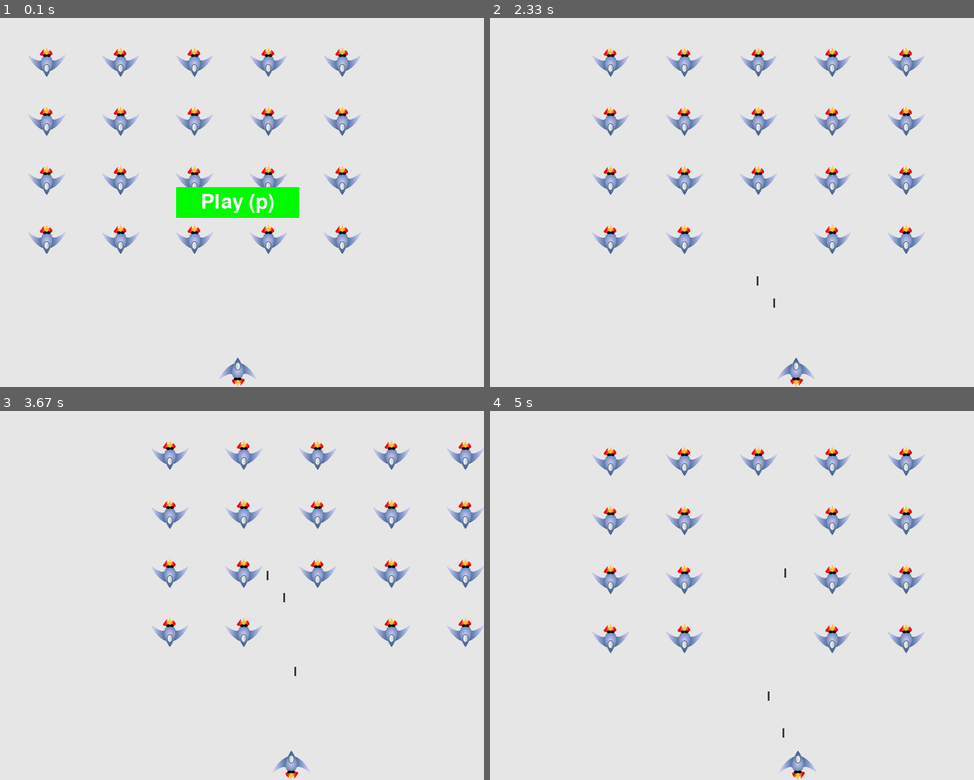
Above: before the commit, frames 1-4 (two rows, left to right).
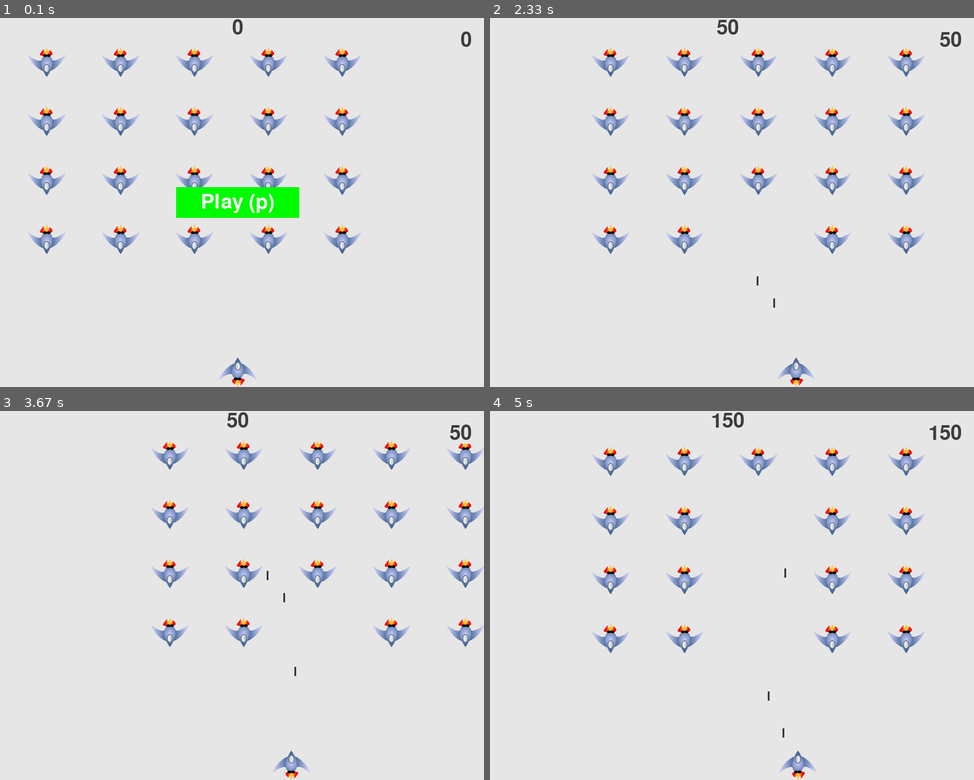
Above: after the commit, the same moments.

Repository: GEORGE1256/WAREHOUSE
Game: pygame game, started from alien_invasion/alien_invasion.py
The game is run twice, just before and just after one commit, with the same random seed, the same clock (stepped at 60 frames per second) and the same inputs.
Inputs:
- Up to frame 1 (0.1 s): no input
- Up to frame 2 (2.33 s): hold P 0.33-0.8 s; hold Right 0.33-0.8 s; tap Space at 0.83, 1.23, 1.53, 1.73, 2.03, 2.23 s; hold Right 1.17-1.63 s; hold Right 1.67-2.13 s; hold Left from 2.17 s (still down)
- Up to frame 3 (3.67 s): tap Space at 2.53, 2.8, 3.1, 3.23, 3.53 s; release Left at 2.7 s; hold Left 2.73-3.13 s; hold Right from 3.17 s (still down)
- Up to frame 4 (5 s): release Right at 3.8 s; hold Left 3.83-4.3 s; tap Space at 3.9, 4.2, 4.4, 4.7, 4.9 s; hold Right 4.33-4.8 s; hold Right from 4.83 s (still down)

The runs differ from the first frame. In frame 1, 0.1% of the frame differs, in the area x 48-98%, y 0-8%; in frame 2, 0.2%; in frame 3, 0.2%; in frame 4, 0.3%, in the area x 45-98%, y 0-8%.

Commit message:
alien_invasion

Diff:
--- a/alien_invasion/alien_invasion.py
+++ b/alien_invasion/alien_invasion.py
@@ -8,6 +8,7 @@
 # from alien import Alien 导入Alien 类
 from game_stats import GameStats
 from button import Button
+from scoreboard import Scoreboard
 # 导入其他文件；重命名
 import game_functions as gf
 
@@ -23,8 +24,10 @@
     # 创建Play 按钮
     play_button = Button(ai_settings, screen, "Play (p)")
 
-    # 创建存储游戏统计信息的实例
+    # 创建存储游戏统计信息的实例；创建记分牌
     stats = GameStats(ai_settings)
+    sb = Scoreboard(ai_settings, screen, stats)
+    # 此处的参数 = 初始化中的参数
 
     # 创建飞船；一个子弹编组；一个外星人编组
     ship = Ship(ai_settings, screen)
@@ -45,11 +48,11 @@
         if stats.game_active:
             # 判断是否处于活动状态
             ship.update()
-            gf.update_bullets(ai_settings, screen, ship, aliens, bullets)
+            gf.update_bullets(ai_settings, screen, stats, sb, ship, aliens, bullets)
             gf.update_aliens(ai_settings, stats, screen, ship, aliens, bullets)
 
         # 重新绘制屏幕
-        gf.update_screen(ai_settings, screen, stats, ship, aliens, bullets, play_button)
+        gf.update_screen(ai_settings, screen, stats, sb, ship, aliens, bullets, play_button)
         # 如果放在 if 条件下，界面黑屏，无法显示
 
 
--- a/alien_invasion/codingLog.py
+++ b/alien_invasion/codingLog.py
@@ -63,4 +63,33 @@
 
 4. 增加游戏难度
 
+2020年1月26日
+
+1. intersect:  相交; 交叉; 横穿; 贯穿; 横断;
+
+2. pygame.sprite.groupcollide()的返回值会有这三种。精灵组无碰撞发生则返回
+空字典（{}的布尔值是Flase）,发生碰撞则返回字典，其中子弹为键，外星人为值。
+每当检测到碰撞发生都会返回一个这样的字典。
+
+举例：
+1 {}; 没有击中
+2 {<Bullet sprite(in 0 groups)>: [<Alien sprite(in 0 groups)>]}；击中一个
+3 {<Bullet sprite(in 0 groups)>: [<Alien sprite(in 0 groups)>,
+<Alien sprite(in 0 groups)>, <Alien sprite(in 0 groups)>,
+<Alien sprite(in 0 groups)>, <Alien sprite(in 0 groups)>,
+<Alien sprite(in 0 groups)>]}；一个子弹击中了多个
+注意格式：键-值，键用的是<>, 值，用的是[]，可以存放多个值；
+
+
+pygame documentation: http://www.pygame.org/docs/ref/sprite.html
+
+不懂的模块，可以找官方文档查看；或者打印模块的返回值；
+
+3.函数round()
+通常让小数精确到小数点后多少位，其中小数位数是由第二个实参指定的。然
+而，如果将第二个实参指定为负数，round()将圆整到最近的10、100、1000等整数倍。
+
+4. ship 耗尽之后，界面依然会显示遗留的外星人、子弹，是否正常？
+
+5. 为啥突然游戏速度变慢了，为啥？
 """
--- a/alien_invasion/game_functions.py
+++ b/alien_invasion/game_functions.py
@@ -82,7 +82,7 @@
 
 
 
-def update_screen(ai_settings, screen, stats, ship, aliens, bullets, play_button):
+def update_screen(ai_settings, screen, stats, sb, ship, aliens, bullets, play_button):
     # 更新屏幕上的图像，切换到新屏幕
     screen.fill(ai_settings.bg_color)
     # 在飞船和外星人后面，重绘子弹
@@ -90,6 +90,8 @@
         bullet.draw_bullet()
     ship.blitme()
     aliens.draw(screen)
+    # 显示得分
+    sb.show_score()
     # 当游戏处于非活动状态，绘制Play 按钮
     if not stats.game_active:
         play_button.draw_button()
@@ -97,7 +99,7 @@
     # 显示最新的屏幕
     pygame.display.flip()
 
-def update_bullets(ai_settings, screen, ship, aliens, bullets):
+def update_bullets(ai_settings, screen, stats, sb, ship, aliens, bullets):
     # 更新子弹位置
     bullets.update()
 
@@ -108,12 +110,25 @@
     # print(len(bullets))
 
     # 检查子弹是否击中外星人，如果击中，删除外星人和子弹; P248
-    check_bullet_alien_collisions(ai_settings, screen, ship, aliens, bullets)
-
-def check_bullet_alien_collisions(ai_settings, screen, ship, aliens, bullets):
+    check_bullet_alien_collisions(ai_settings, screen, stats, sb, ship, aliens, bullets)
+
+def check_bullet_alien_collisions(ai_settings, screen, stats, sb, ship, aliens, bullets):
     # 检查子弹是否击中外星人，如果击中，删除外星人和子弹; P248
     collisions = pygame.sprite.groupcollide(bullets, aliens, True, True)
-    if len(aliens) == 0 :
+
+    if collisions:
+        # 统计分数
+        for aliens in collisions.values():
+            stats.score += ai_settings.alien_points * len(aliens)
+            # 为啥这里统计的是len(aliens)? 什么原理？aliens 是 collisions.values()
+            # 中的aliens, 这样就说的通了。
+            # groupcollide 返回的是字典，为啥不统计字典中元素的数量呢？
+            sb.prep_score()
+        # 查看是否生成新的最高分
+        check_high_score(stats, sb)
+        # 为啥在击中外星人后检查呢？
+
+    if len(aliens) == 0:
         # 当外星人都被消灭之后，清空子弹，并创建新的外星人
         bullets.empty()
         # 每成功击落完后，提高游戏速度
@@ -250,3 +265,9 @@
 
     # 检查是否有外星人撞倒屏幕底部
     check_aliens_bottom(ai_settings, stats, screen, ship, aliens, bullets)
+
+def check_high_score(stats, sb):
+    # 查看是否生成了新的最高分
+    if stats.score > stats.high_score:
+        stats.high_score = stats.score
+        sb.prep_high_score()
--- a/alien_invasion/game_stats.py
+++ b/alien_invasion/game_stats.py
@@ -8,10 +8,15 @@
 
         # 游戏刚启动时，处于非活跃状态
         self.game_active = False
+        # 在任何情况下都不重置的最高分
+        self.high_score = 0
 
     def reset_stats(self):
 
         self.ships_left = self.ai_settings.ship_limit
+        self.score = 0
+        # 每次开始，都重置，不能放在__init__中；每次点击“PLAY", 是
+        # 新游戏，所以分数也要重置；
 
 
 
--- /dev/null
+++ b/alien_invasion/scoreboard.py
@@ -0,0 +1,50 @@
+import pygame.font
+
+class Scoreboard():
+    # 得分信息的类
+    def __init__(self, ai_settings, screen, stats):
+        # 初始化涉及到的属性
+        self.screen = screen
+        self.screen_rect = screen.get_rect()
+        self.ai_settings = ai_settings
+        self.stats = stats
+
+        # 设置字体
+        self.text_color = (60, 60, 60)
+        self.font = pygame.font.SysFont(None, 48)
+
+        # 准备初始得分图像
+        # 当前得分
+        self.prep_score()
+        # 最高分
+        self.prep_high_score()
+
+
+    def prep_score(self):
+        # 将得分转换为一张渲染图像
+        rounded_score = round(self.stats.score, -1)
+        # round()将圆整到最近的10、100、1000等整数倍
+        score_str = "{:,}".format(rounded_score)
+        # 正则，添加千位分隔符；自动转换为str；
+        self.score_image = self.font.render(score_str, True, self.text_color, self.ai_settings.bg_color)
+
+        # 将得分放到屏幕右上角
+        self.score_rect = self.score_image.get_rect()
+        self.score_rect.right = self.screen_rect.right -20
+        self.score_rect.top = 20
+
+    def prep_high_score(self):
+        # 将最高分渲染为图像
+        rounded_high_score = round(self.stats.high_score, -1)
+        high_score_str = "{:,}".format(rounded_high_score)
+        self.high_score_image = self.font.render(high_score_str, True, self.text_color, self.ai_settings.bg_color)
+
+        # 将图片放到屏幕顶部中央
+        self.high_score_rect = self.high_score_image.get_rect()
+        self.high_score_rect.centerx = self.screen_rect.centerx
+        self.high_score_rect.top = self.screen_rect.top
+
+    def show_score(self):
+        # 显示得分
+        self.screen.blit(self.score_image, self.score_rect)
+        self.screen.blit(self.high_score_image, self.high_score_rect)
--- a/alien_invasion/settings.py
+++ b/alien_invasion/settings.py
@@ -29,6 +29,9 @@
 
         # 加快游戏节奏的速度
         self.speedup_scale = 1.1
+        # 外星人点数的提高速度
+        self.score_scale = 1.5
+
         self.initialize_dynamic_settings()
 
     def initialize_dynamic_settings(self):
@@ -41,8 +44,15 @@
         # 如果用Ture OR false, 则无法表示
         self.fleet_direction = 1
 
+        # 计分：一个外星人 = 50 分；
+        self.alien_points = 50
+
     def increase_speed(self):
         # 提高速度的设置
         self.ship_speed_factor *= self.speedup_scale
         self.alien_speed_factor *= self.speedup_scale
         self.bullet_speed_factor *= self.speedup_scale
+
+        # 提高得分速度
+        self.alien_points = int(self.alien_points * self.score_scale)
+        # print(self.alien_points)；没打击完一次外星人编组之后，分值增加一次
